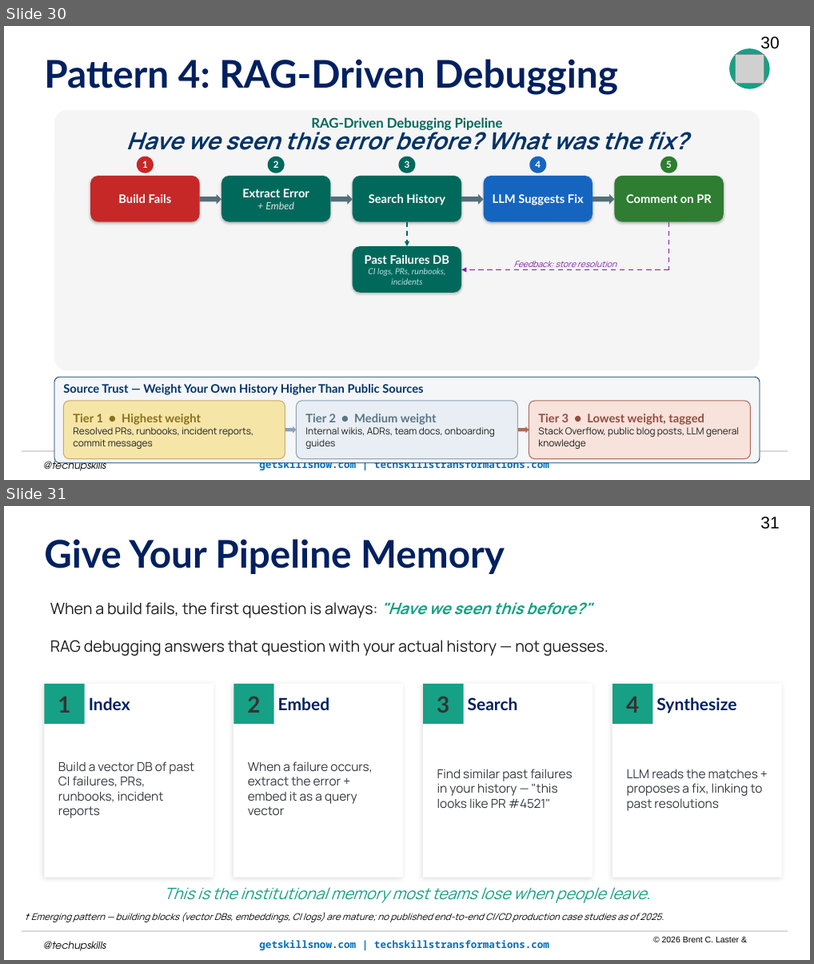
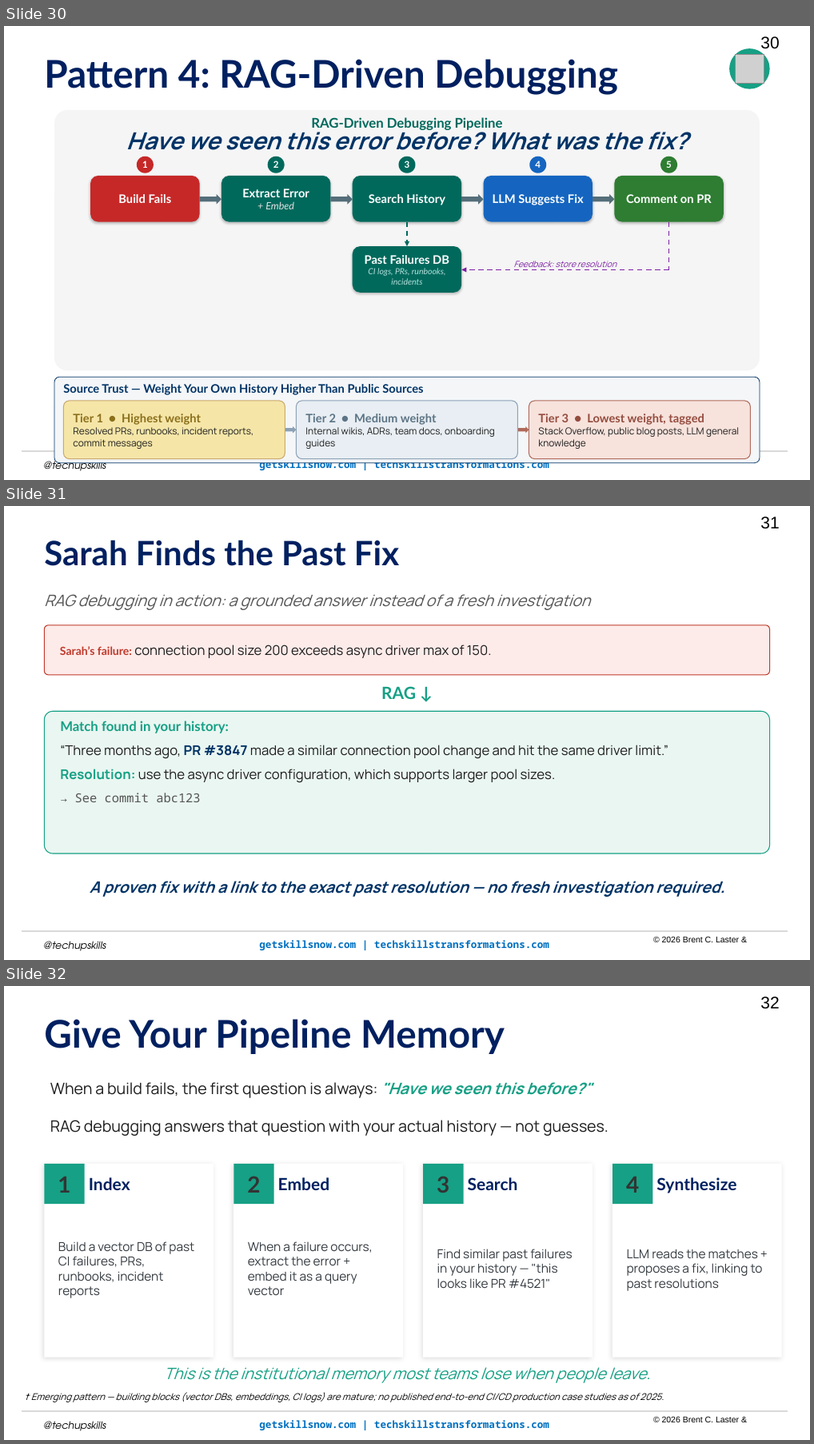
Before and after one commit to brentlaster/arc-of-ai-talks, a slide deck: cai/cicd-cai.pptm. Shown one above the other, each under a label of ours: slides 30 and 31 before the commit, slides 30, 31 and 32 after it. The pictures are 814x964 and 814x1444 pixels, drawn with LibreOffice and Linux fonts; fonts in the diff are those of the drawing; grey boxes stand for pictures; background and template pictures are left out. Boxes give left, top, right and bottom in pixels: in the first picture for what was removed or moved away, otherwise in the second. Text is boxed around its words. In the diff, an @@ line names an element or a change of style, - is before the commit and + after.

```diff
--- a/cai/cicd-cai.pptm
+++ b/cai/cicd-cai.pptm
@@ slide 31 added at [4, 506, 810, 960], background picture (left out); not listed: 5 template elements that a slide beside it also shows @@
@@ text added at [44, 540, 399, 566], 40 pt, text #002060, bold @@
+Sarah Finds the Past Fix
@@ text added at [44, 594, 591, 610], 18.7 pt, text #555555, italic @@
+RAG debugging in action: a grounded answer instead of a fresh investigation
@@ rounded rectangle added at [45, 625, 770, 675], fill #FDEBE9, outline #C0392B 1 pt, 16 pt, text #1D1D1D @@
+Sarah’s failure: connection pool size 200 exceeds async driver max of 150.
@@ text added at [382, 686, 416, 699], 20 pt, text #16A085, bold @@
+RAG ↓
@@ rounded rectangle added at [45, 711, 770, 853], fill #EAF6F1, outline #16A085 1 pt @@
@@ text added at [60, 720, 669, 802], 16 pt, text #1D1D1D @@
+Match found in your history:
+“Three months ago, PR #3847 made a similar connection pool change and hit the same driver limit.”
+Resolution: use the async driver configuration, which supports larger pool sizes.
+→ See commit abc123
@@ text added at [90, 880, 726, 896], 18.7 pt, text #003366, bold, italic @@
+A proven fix with a link to the exact past resolution — no fresh investigation required.
@@ what was slide 31 is now slide 32 @@
@@ page number at [761, 996, 779, 1009]: text changed @@
-31
+32
```
Also in this commit, not shown: 1 other file.
